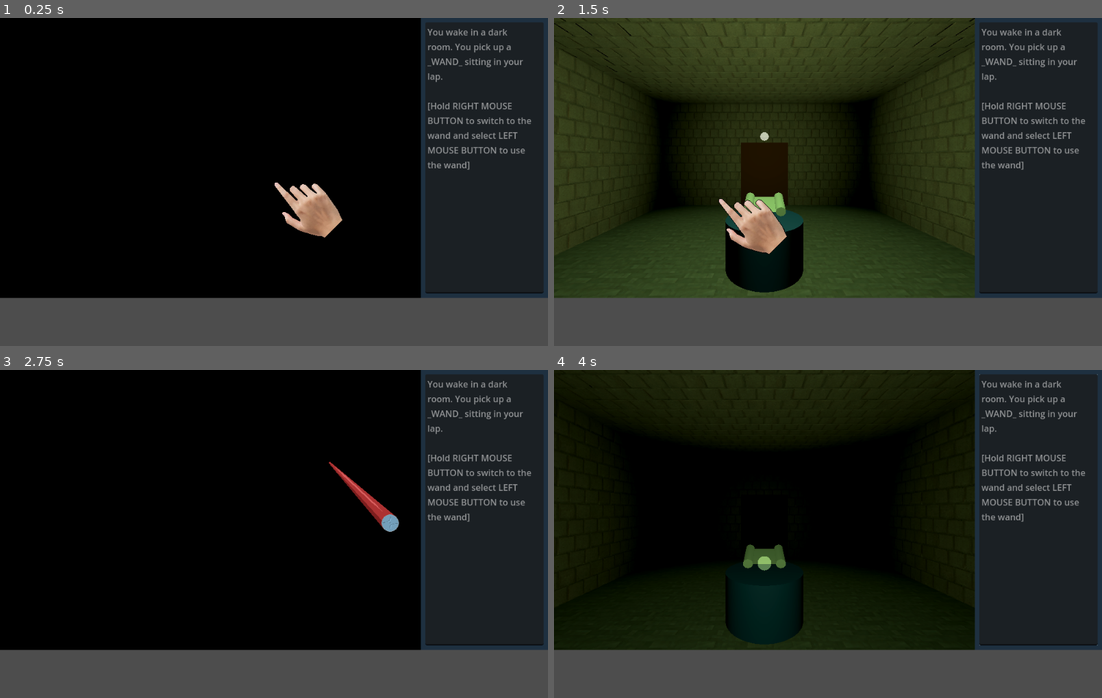
Above: before the commit, frames 1-4 (two rows, left to right).
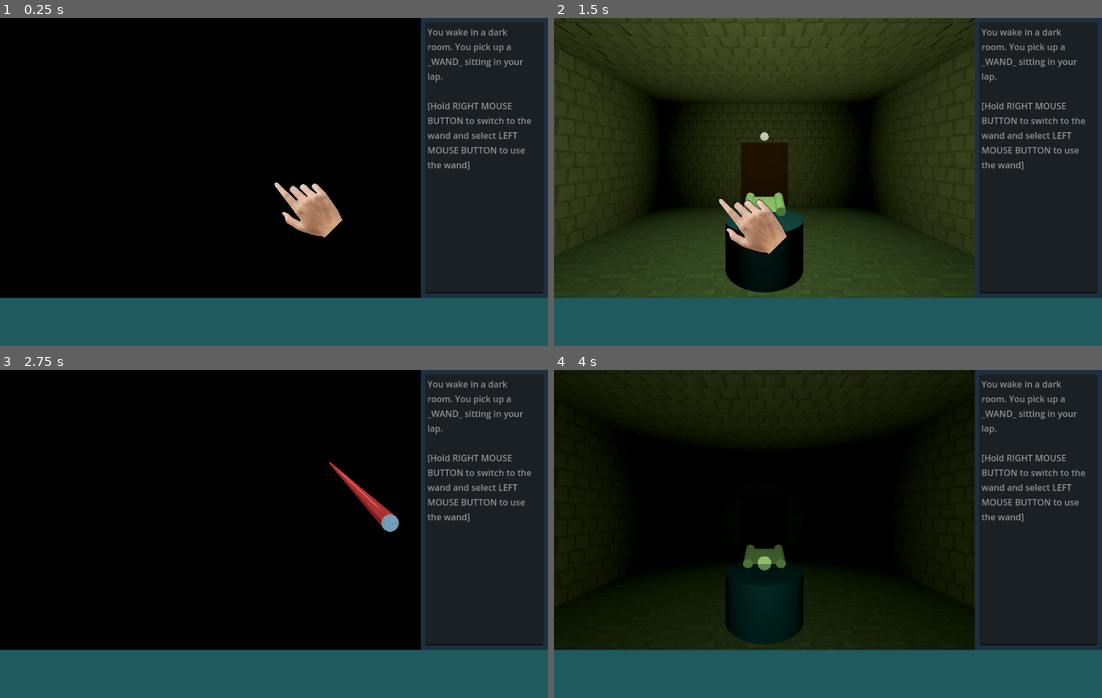
Above: after the commit, the same moments.

Repository: Wake1st/symbols-and-sorcery
Game: Godot game, scene res://game.tscn
The game is run twice, just before and just after one commit, with the same random seed, the same clock (stepped at 60 frames per second) and the same inputs. Before the commit the project starts from res://main.tscn.
Inputs (mouse positions are in pixels of both pictures, inside the frame that each line leads up to):
- Up to frame 1 (0.25 s): no input
- Up to frame 2 (1.5 s): tap Enter at 0.5 s; move the mouse to (948, 165) at 0.52 s; hold Right mouse button (use_wand) 0.53-1.28 s; click (948, 165) at 0.67 s; move the mouse to (718, 198) at 1.27 s; right-click (718, 198) at 1.35 s; click (718, 198) at 1.42 s
- Up to frame 3 (2.75 s): tap Space at 2 s; move the mouse to (328, 461) at 2.02 s; hold Right mouse button (use_wand) from 2.03 s (still down); click (328, 461) at 2.17 s
- Up to frame 4 (4 s): tap Enter at 2.75 s; move the mouse to (800, 599) at 2.77 s; release Right mouse button (use_wand) at 2.78 s; right-click (800, 599) at 2.85 s; click (800, 599) at 2.92 s; tap Space at 3.5 s; move the mouse to (992, 583) at 3.52 s; hold Right mouse button (use_wand) from 3.53 s (still down); click (992, 583) at 3.67 s

The runs differ from the first frame. In frame 1, 15% of the frame differs, in the area x 0-100%, y 85-100%; in frame 2, 15%; in frame 3, 15%; in frame 4, 15%.

Commit message:
added inventory

Diff:
--- a/main.gd
+++ b/game.gd
@@ -1,4 +1,12 @@
 extends Node
+
+@onready var light_room = %LightRoom
+@onready var descriptions = %Descriptions
+@onready var inventory = %Inventory
+
+
+func _ready() -> void:
+	light_room.item_pickup.connect(inventory.add_item)
 
 
 func _on_game_viewport_container_mouse_entered():
--- /dev/null
+++ b/game.tscn
@@ -0,0 +1,65 @@
+[gd_scene load_steps=5 format=3 uid="uid://by5yskdawpn07"]
+
+[ext_resource type="Script" path="res://game.gd" id="1_2jxoa"]
+[ext_resource type="PackedScene" uid="uid://bd2osptl071da" path="res://rooms/light_room.tscn" id="2_v5tb6"]
+[ext_resource type="PackedScene" uid="uid://bqyqmq468rc8f" path="res://ui/descriptions.tscn" id="3_h4kny"]
+[ext_resource type="PackedScene" uid="uid://bf3fo2nl0sr0k" path="res://ui/inventory.tscn" id="4_fqnfk"]
+
+[node name="Game" type="Node"]
+script = ExtResource("1_2jxoa")
+
+[node name="GameViewportContainer" type="SubViewportContainer" parent="."]
+anchors_preset = 15
+anchor_right = 1.0
+anchor_bottom = 1.0
+offset_right = -232.0
+offset_bottom = -88.0
+grow_horizontal = 2
+grow_vertical = 2
+stretch = true
+
+[node name="GameViewport" type="SubViewport" parent="GameViewportContainer"]
+handle_input_locally = false
+size = Vector2i(768, 512)
+render_target_update_mode = 4
+
+[node name="LightRoom" parent="GameViewportContainer/GameViewport" instance=ExtResource("2_v5tb6")]
+unique_name_in_owner = true
+
+[node name="TextViewportContainer" type="SubViewportContainer" parent="."]
+anchors_preset = 15
+anchor_right = 1.0
+anchor_bottom = 1.0
+offset_left = 768.0
+offset_bottom = -88.0
+grow_horizontal = 2
+grow_vertical = 2
+
+[node name="TextViewport" type="SubViewport" parent="TextViewportContainer"]
+handle_input_locally = false
+size = Vector2i(232, 512)
+render_target_update_mode = 4
+
+[node name="Descriptions" parent="TextViewportContainer/TextViewport" instance=ExtResource("3_h4kny")]
+unique_name_in_owner = true
+mouse_filter = 2
+mouse_default_cursor_shape = 2
+
+[node name="InvViewportContainer" type="SubViewportContainer" parent="."]
+anchors_preset = 15
+anchor_right = 1.0
+anchor_bottom = 1.0
+offset_top = 512.0
+grow_horizontal = 2
+grow_vertical = 2
+
+[node name="InvViewport" type="SubViewport" parent="InvViewportContainer"]
+handle_input_locally = false
+size = Vector2i(1000, 88)
+render_target_update_mode = 4
+
+[node name="Inventory" parent="InvViewportContainer/InvViewport" instance=ExtResource("4_fqnfk")]
+unique_name_in_owner = true
+
+[connection signal="mouse_entered" from="GameViewportContainer" to="." method="_on_game_viewport_container_mouse_entered"]
+[connection signal="mouse_exited" from="GameViewportContainer" to="." method="_on_game_viewport_container_mouse_exited"]
--- /dev/null
+++ b/items/Scroll.tres
@@ -0,0 +1,11 @@
+[gd_resource type="Resource" script_class="Item" load_steps=4 format=3 uid="uid://272c0o16osws"]
+
+[ext_resource type="Script" path="res://models/Item.gd" id="1_drj1f"]
+[ext_resource type="Texture2D" uid="uid://ck6kvcpumhe" path="res://assets/scroll.png" id="1_nyk34"]
+[ext_resource type="PackedScene" uid="uid://be8eeq80vf17t" path="res://scroll/scroll.tscn" id="2_davc6"]
+
+[resource]
+script = ExtResource("1_drj1f")
+name = "scroll"
+scene = ExtResource("2_davc6")
+image = ExtResource("1_nyk34")
--- a/main.tscn
+++ /dev/null
@@ -1,46 +0,0 @@
-[gd_scene load_steps=4 format=3 uid="uid://by5yskdawpn07"]
-
-[ext_resource type="PackedScene" uid="uid://bd2osptl071da" path="res://rooms/light_room.tscn" id="1_epywk"]
-[ext_resource type="Script" path="res://main.gd" id="1_gpnvk"]
-[ext_resource type="PackedScene" uid="uid://bqyqmq468rc8f" path="res://ui/descriptions.tscn" id="1_lepkb"]
-
-[node name="Main" type="Node"]
-script = ExtResource("1_gpnvk")
-
-[node name="GameViewportContainer" type="SubViewportContainer" parent="."]
-anchors_preset = 15
-anchor_right = 1.0
-anchor_bottom = 1.0
-offset_right = -232.0
-offset_bottom = -88.0
-grow_horizontal = 2
-grow_vertical = 2
-stretch = true
-
-[node name="GameViewport" type="SubViewport" parent="GameViewportContainer"]
-handle_input_locally = false
-size = Vector2i(768, 512)
-render_target_update_mode = 4
-
-[node name="LightRoom" parent="GameViewportContainer/GameViewport" instance=ExtResource("1_epywk")]
-
-[node name="TextViewportContainer" type="SubViewportContainer" parent="."]
-anchors_preset = 15
-anchor_right = 1.0
-anchor_bottom = 1.0
-offset_left = 768.0
-offset_bottom = -88.0
-grow_horizontal = 2
-grow_vertical = 2
-
-[node name="TextViewport" type="SubViewport" parent="TextViewportContainer"]
-handle_input_locally = false
-size = Vector2i(232, 512)
-render_target_update_mode = 4
-
-[node name="Descriptions" parent="TextViewportContainer/TextViewport" instance=ExtResource("1_lepkb")]
-mouse_filter = 2
-mouse_default_cursor_shape = 2
-
-[connection signal="mouse_entered" from="GameViewportContainer" to="." method="_on_game_viewport_container_mouse_entered"]
-[connection signal="mouse_exited" from="GameViewportContainer" to="." method="_on_game_viewport_container_mouse_exited"]
--- /dev/null
+++ b/models/Item.gd
@@ -0,0 +1,8 @@
+class_name Item
+extends Resource
+
+
+@export_category("Item")
+@export var name:String
+@export var scene:PackedScene
+@export var image:Texture2D
--- a/project.godot
+++ b/project.godot
@@ -11,7 +11,7 @@
 [application]
 
 config/name="symbols-and-sorcery"
-run/main_scene="res://main.tscn"
+run/main_scene="res://game.tscn"
 config/features=PackedStringArray("4.2", "Forward Plus")
 config/icon="res://assets/icon.svg"
 
@@ -24,6 +24,7 @@
 
 folder_colors={
 "res://assets/": "red",
+"res://items/": "yellow",
 "res://light/": "purple",
 "res://models/": "orange",
 "res://rooms/": "purple",
--- a/rooms/light_room.gd
+++ b/rooms/light_room.gd
@@ -1,4 +1,6 @@
 extends Node3D
+
+signal item_pickup(item:Item)
 
 @onready var wand = %Wand
 @onready var light = %Light
@@ -20,4 +22,4 @@
 	scrollPickup.remove_child(scroll)
 	scroll.queue_free()
 
-	#	TODO: give scroll to player
+	item_pickup.emit("res://items/Scroll.tres")
--- a/runes/light.tres
+++ b/runes/light.tres
@@ -1,6 +1,6 @@
 [gd_resource type="Resource" script_class="RuneData" load_steps=4 format=3 uid="uid://w6vsskx2r1hr"]
 
-[ext_resource type="Script" path="res://models/rune_data.gd" id="1_wptx8"]
+[ext_resource type="Script" path="res://models/RuneData.gd" id="1_wptx8"]
 [ext_resource type="Texture2D" uid="uid://cidha4f7dxnbp" path="res://assets/light_engr.svg" id="1_ya8yc"]
 [ext_resource type="Texture2D" uid="uid://dk3yu175g4crk" path="res://assets/light_rune.svg" id="2_6ijwp"]
 
--- a/runes/void.tres
+++ b/runes/void.tres
@@ -1,7 +1,7 @@
 [gd_resource type="Resource" script_class="RuneData" load_steps=4 format=3 uid="uid://dyfxg17om5wcb"]
 
 [ext_resource type="Texture2D" uid="uid://db5yfspp1rwek" path="res://assets/void_engr.svg" id="1_deq7i"]
-[ext_resource type="Script" path="res://models/rune_data.gd" id="1_u3yvb"]
+[ext_resource type="Script" path="res://models/RuneData.gd" id="1_u3yvb"]
 [ext_resource type="Texture2D" uid="uid://c4of6pd27swe7" path="res://assets/void_rune.svg" id="2_l8o5p"]
 
 [resource]
--- /dev/null
+++ b/ui/inventory.gd
@@ -0,0 +1,15 @@
+extends Control
+
+@onready var itemContainer = %ItemContainer
+
+var slotScenes:PackedScene = preload("./inventory_slot.tscn")
+
+
+func add_item(item:Item) -> void:
+	var slot:InventorySlot = slotScenes.instantiate()
+
+	if itemContainer.get_child_count() > 0:
+		itemContainer.add_spacer(false)
+
+	itemContainer.add_child(slot)
+	slot.item = item
--- /dev/null
+++ b/ui/inventory.tscn
@@ -0,0 +1,41 @@
+[gd_scene load_steps=2 format=3 uid="uid://bf3fo2nl0sr0k"]
+
+[ext_resource type="Script" path="res://ui/inventory.gd" id="1_5kqad"]
+
+[node name="Inventory" type="Control"]
+layout_mode = 3
+anchors_preset = 15
+anchor_right = 1.0
+anchor_bottom = 1.0
+grow_horizontal = 2
+grow_vertical = 2
+script = ExtResource("1_5kqad")
+
+[node name="ColorRect" type="ColorRect" parent="."]
+layout_mode = 1
+anchors_preset = 12
+anchor_top = 1.0
+anchor_right = 1.0
+anchor_bottom = 1.0
+offset_top = -88.0
+grow_horizontal = 2
+grow_vertical = 0
+color = Color(0.117647, 0.352941, 0.368627, 1)
+
+[node name="MarginContainer" type="MarginContainer" parent="ColorRect"]
+layout_mode = 1
+anchors_preset = 15
+anchor_right = 1.0
+anchor_bottom = 1.0
+grow_horizontal = 2
+grow_vertical = 2
+mouse_default_cursor_shape = 2
+theme_override_constants/margin_left = 8
+theme_override_constants/margin_top = 8
+theme_override_constants/margin_right = 8
+theme_override_constants/margin_bottom = 8
+
+[node name="ItemContainer" type="HBoxContainer" parent="ColorRect/MarginContainer"]
+unique_name_in_owner = true
+layout_mode = 2
+mouse_default_cursor_shape = 2
--- /dev/null
+++ b/ui/inventory_slot.gd
@@ -0,0 +1,16 @@
+class_name InventorySlot
+extends ColorRect
+
+signal item_selected(item:Item)
+
+@onready var textureRect = $TextureRect
+
+@export_category("Inventory Slot")
+@export var item:Item:
+	set(value):
+		item = value
+		textureRect.texture = value.image
+
+
+func _on_gui_input(event):
+	print(event)
--- /dev/null
+++ b/ui/inventory_slot.tscn
@@ -0,0 +1,28 @@
+[gd_scene load_steps=2 format=3 uid="uid://cm5kekhmfqp22"]
+
+[ext_resource type="Script" path="res://ui/inventory_slot.gd" id="1_w2k5n"]
+
+[node name="InventorySlot" type="ColorRect"]
+anchors_preset = 15
+anchor_right = 1.0
+anchor_bottom = 1.0
+grow_horizontal = 2
+grow_vertical = 2
+color = Color(0.0899, 0.27666, 0.29, 1)
+script = ExtResource("1_w2k5n")
+
+[node name="TextureRect" type="TextureRect" parent="."]
+layout_mode = 1
+anchors_preset = 8
+anchor_left = 0.5
+anchor_top = 0.5
+anchor_right = 0.5
+anchor_bottom = 0.5
+offset_left = -20.0
+offset_top = -20.0
+offset_right = 20.0
+offset_bottom = 20.0
+grow_horizontal = 2
+grow_vertical = 2
+
+[connection signal="gui_input" from="." to="." method="_on_gui_input"]
Binary file added: assets/scroll.png
Not shown, added: assets/scroll.png.import
Renamed: models/rune_data.gd -> models/RuneData.gd
Not shown: 6 places in tilesets/dungeon_tileset.tres that only renumber resources
